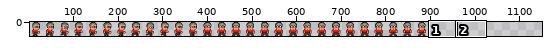
Edited in one commit: sprite sheet (public/nerd.png). The picture above shows the old version from afar; the outline marks the close-up.
Close-up. As it was:
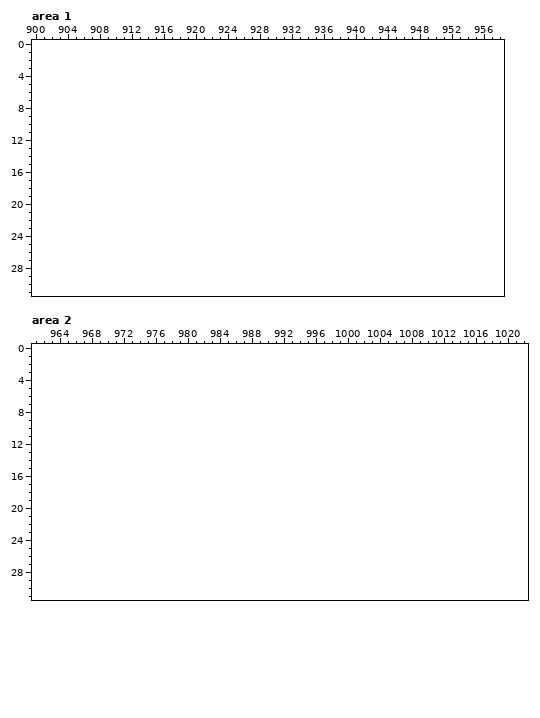
The file is 896x32 pixels. Colours within 5 levels of each other are drawn and written as one. Shown: area 1: x 900..958, y 0..31; area 2: x 961..1022, y 0..31. The old version is drawn lined up with the new one, on the new canvas. The wide view leaves out empty margins. The commit also changed other parts of the picture, which this record leaves out.
Palette (. is transparent): 
The result:
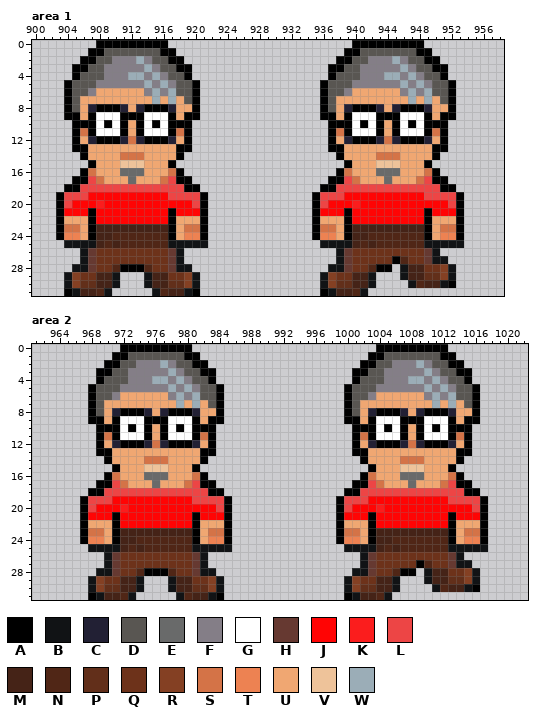
Colours new in this view: A #000000  B #111315  C #222034  D #595652  E #696a6a  F #847e87  G #ffffff  H #663931  J #ff0404  K #fb1d1d  L #ed4545  M #452317  N #502616  P #622f1a  Q #6d321a  R #844023  S #d47347  T #ed8252  U #f0a772  V #eec39a  W #9badb7
Difference:
canvas 896x32 -> 1152x32
Changed rows in their new state; - is an unchanged pixel.
Area 1:
first column x 903:
 0 -----AAAAAAAAA-----------------------AAAAAAAAA-----
 1 ----AADDDDDDDAA---------------------AADDDDDDDAA----
 2 ---AADDFFFWFDDAA-------------------AADDFFFWFDDAA---
 3 --AADDFFFFFWFDDAA-----------------AADDFFFFFWFDDAA--
 4 --ADDDFFFWWFWFDDA-----------------ADDDFFFWWFWFDDA--
 5 -ADDDFFFFFFWFWFDDA---------------ADDDFFFFFFWFWFDDA-
 6 -ADDFUUUUUUFWFWDDA---------------ADDFUUUUUUFWFWDDA-
 7 -ADUUUUUUUUUWUWUDA---------------ADUUUUUUUUUWUWUDA-
 8 -ADUCAAACUCAAACUUA---------------ADUCAAACUCAAACUUA-
 9 -AAUAGGGAAAGGGAUAA---------------AAUAGGGAAAGGGAUAA-
10 --AAAGAGAUAGAGAAA-----------------AAAGAGAUAGAGAAA--
11 --ASAGGGAUAGGGASA-----------------ASAGGGAUAGGGASA--
12 --AUCAAACSCAAACUA-----------------AUCAAACSCAAACUA--
13 --AAUUUUUUUUUUUAA-----------------AAUUUUUUUUUUUAA--
14 ---AUUUUSSSUUUUA-------------------AUUUUSSSUUUUA---
15 ----AUUUVVVUUUA---------------------AUUUVVVUUUA----
16 ---ASUUUEEEUUUSA-------------------ASUUUEEEUUUSA---
17 --AALSUUUEUUUSLAA-----------------AALSUUUEUUUSLAA--
18 -AALLLLLLLLLLLLLAA---------------AALLLLLLLLLLLLLAA-
19 ALLLJJJJJJJJJJLLLLA-------------ALLLJJJJJJJJJJLLLLA
20 ALJJJKJJJJJJJJJJJLA-------------ALJJJKJJJJJJJJJJJLA
21 AJJJAJJJJJJJJJAJJJA-------------AJJJAJJJJJJJJJAJJJA
22 AUUUAJJJJJJJJJAUUUA-------------AUUUAJJJJJJJJJAUUUA
23 ASSUAMMMMMMMMMAUSSA-------------ASSUAMMMMMMMMMAUSSA
24 ATTUAMMNNNNNNNAUTTA-------------ATTUAMMNNNNNNNAUTTA
25 -BBBBMNMNNNNNNBBBBB--------------BBBBMNMNNNNNNBBBBB
26 ---BHQQQQQQQQQHB-------------------BHQQQQQQQQQHB---
27 ---BHQQQQQQQQQHB-------------------BHQQQQQANQQHBB--
28 --BBHQQNAAANQQHBB-----------------BBHQQNAA-BMMQQRB-
29 -BRQQMMB---BMMQQRB---------------BRQQMMB---BMMPPRB-
30 -BRPPMMB---BMMPPRB---------------BRPPMMB----BNMMBA-
31 -ABMMNB-----BNMMBA---------------ABMMNB------------
Area 2:
first column x 967:
 0 -----AAAAAAAAA-----------------------AAAAAAAAA-----
 1 ----AADDDDDDDAA---------------------AADDDDDDDAA----
 2 ---AADDFFFWFDDAA-------------------AADDFFFWFDDAA---
 3 --AADDFFFFFWFDDAA-----------------AADDFFFFFWFDDAA--
 4 --ADDDFFFWWFWFDDA-----------------ADDDFFFWWFWFDDA--
 5 -ADDDFFFFFFWFWFDDA---------------ADDDFFFFFFWFWFDDA-
 6 -ADDFUUUUUUFWFWDDA---------------ADDFUUUUUUFWFWDDA-
 7 -ADUUUUUUUUUWUWUDA---------------ADUUUUUUUUUWUWUDA-
 8 -ADUCAAACUCAAACUUA---------------ADUCAAACUCAAACUUA-
 9 -AAUAGGGAAAGGGAUAA---------------AAUAGGGAAAGGGAUAA-
10 --AAAGAGAUAGAGAAA-----------------AAAGAGAUAGAGAAA--
11 --ASAGGGAUAGGGASA-----------------ASAGGGAUAGGGASA--
12 --AUCAAACSCAAACUA-----------------AUCAAACSCAAACUA--
13 --AAUUUUUUUUUUUAA-----------------AAUUUUUUUUUUUAA--
14 ---AUUUUSSSUUUUA-------------------AUUUUSSSUUUUA---
15 ----AUUUVVVUUUA---------------------AUUUVVVUUUA----
16 ---ASUUUEEEUUUSA-------------------ASUUUEEEUUUSA---
17 --AALSUUUEUUUSLAA-----------------AALSUUUEUUUSLAA--
18 -AALLLLLLLLLLLLLAA---------------AALLLLLLLLLLLLLAA-
19 ALLLJJJJJJJJJJLLLLA-------------ALLLJJJJJJJJJJLLLLA
20 ALJJJKJJJJJJJJJJJLA-------------ALJJJKJJJJJJJJJJJLA
21 AJJJAJJJJJJJJJAJJJA-------------AJJJAJJJJJJJJJAJJJA
22 AUUUAJJJJJJJJJAUUUA-------------AUUUAJJJJJJJJJAUUUA
23 ASSUAMMMMMMMMMAUSSA-------------ASSUAMMMMMMMMMAUSSA
24 ATTUAMMNNNNNNNAUTTA-------------ATTUAMMNNNNNNNAUTTA
25 -BBBBMNMNNNNNNBBBBB--------------BBBBMNMNNNNNNBBBBB
26 ---BHQQQQQQQQQHB-------------------BHQQQQQQQQQHB---
27 ---BHQQQQQQQQQHB-------------------BHQQQQQANQQHBB--
28 --BBHQQNAAANQQHBB-----------------BBHQQNAA-BMMQQRB-
29 -BRQQMMB---BMMQQRB---------------BRQQMMB---BMMPPRB-
30 -BRPPMMB---BMMPPRB---------------BRPPMMB----BNMMBA-
31 -ABMMNB-----BNMMBA---------------ABMMNB------------
Where, in picture pixels (left, top, right, bottom), the same in both close-ups:
added: (56, 40, 208, 296)
added: (312, 40, 464, 296)
added: (80, 344, 232, 600)
added: (336, 344, 488, 600)
